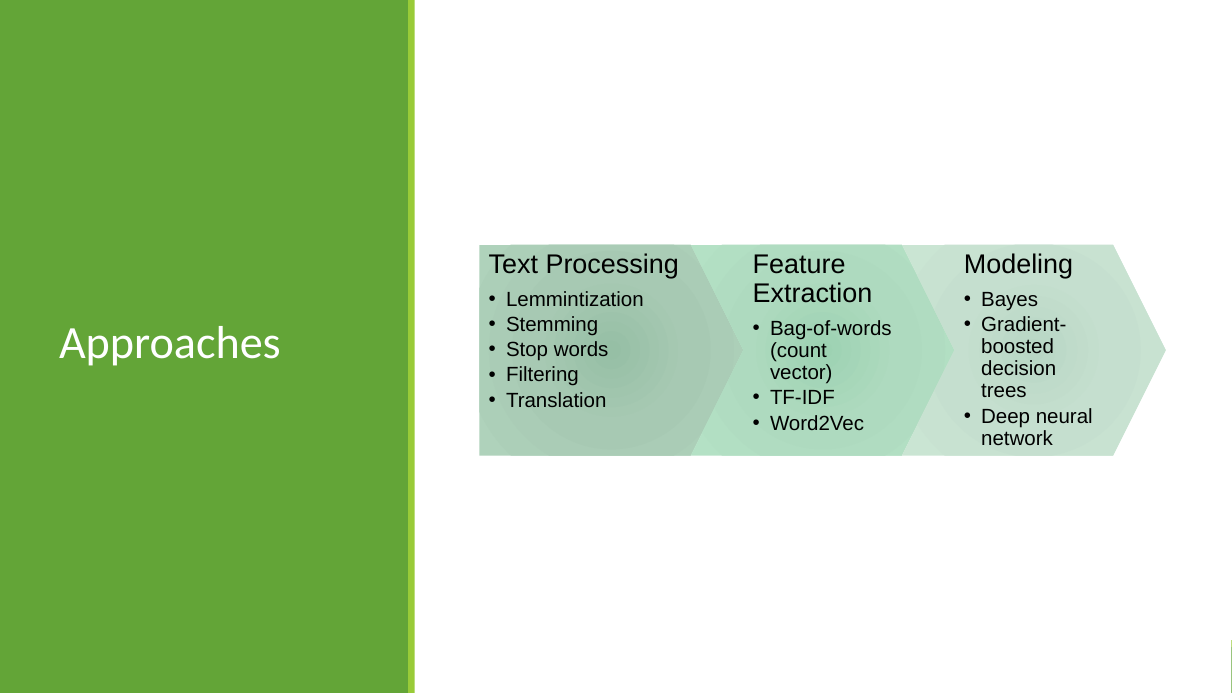
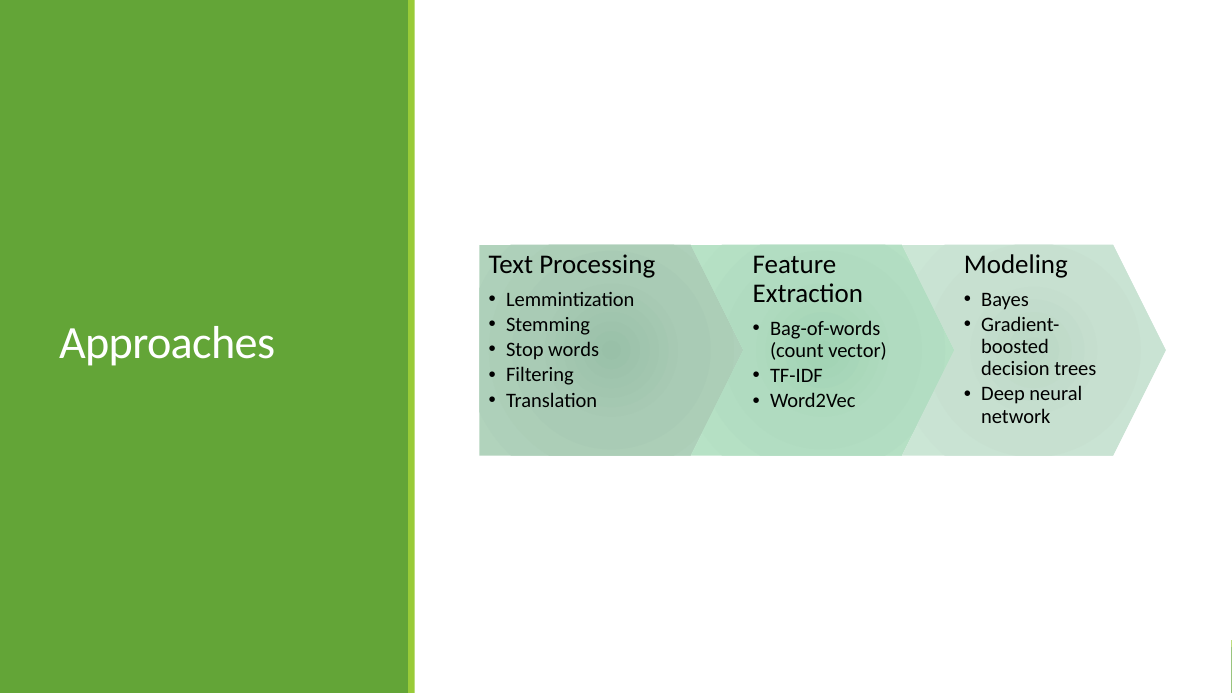
Before and after one commit to LinghanX/Project_Veritas, a slide deck: slide 4 of presentations/FakeNews_Final.pptx. Drawn at 1232x693 pixels with LibreOffice and Linux fonts; fonts in the diff are those of the drawing. Boxes give left, top, right and bottom in pixels: in the first picture for what was removed or moved away, otherwise in the second. Text is boxed around its words. In the diff, an @@ line names an element or a change of style, - is before the commit and + after.

```diff
--- a/presentations/FakeNews_Final.pptx
+++ b/presentations/FakeNews_Final.pptx
@@ title "Approaches" at (59, 326, 275, 366): letter spacing 0 to -0.5 pt; indent changed @@
@@ pentagon arrow at (480, 245, 744, 457): fill gradient #96BFA5 to #A7C9B3 to #AFD2BB to gradient #9AC2A9 to #AACBB6 to #B2D3BE @@
@@ chevron at (690, 245, 955, 457): fill gradient #9DD2B2 to #AEDABF to #B4E1C5 to gradient #A2D3B4 to #B2DBC1 to #B7E2C7 @@
@@ chevron at (902, 245, 1166, 457): fill gradient #B8D6C4 to #C5DFCF to #CAE5D3 to gradient #BCD8C6 to #C9E1D1 to #CDE6D6 @@
@@ font Arial to Calibri; more space between paragraphs; less space between paragraphs in 3 elements at (489, 254, 655, 407), (753, 255, 887, 407), (964, 254, 1096, 423) @@
```
Also in this commit, not shown: 14 other slides changed.
